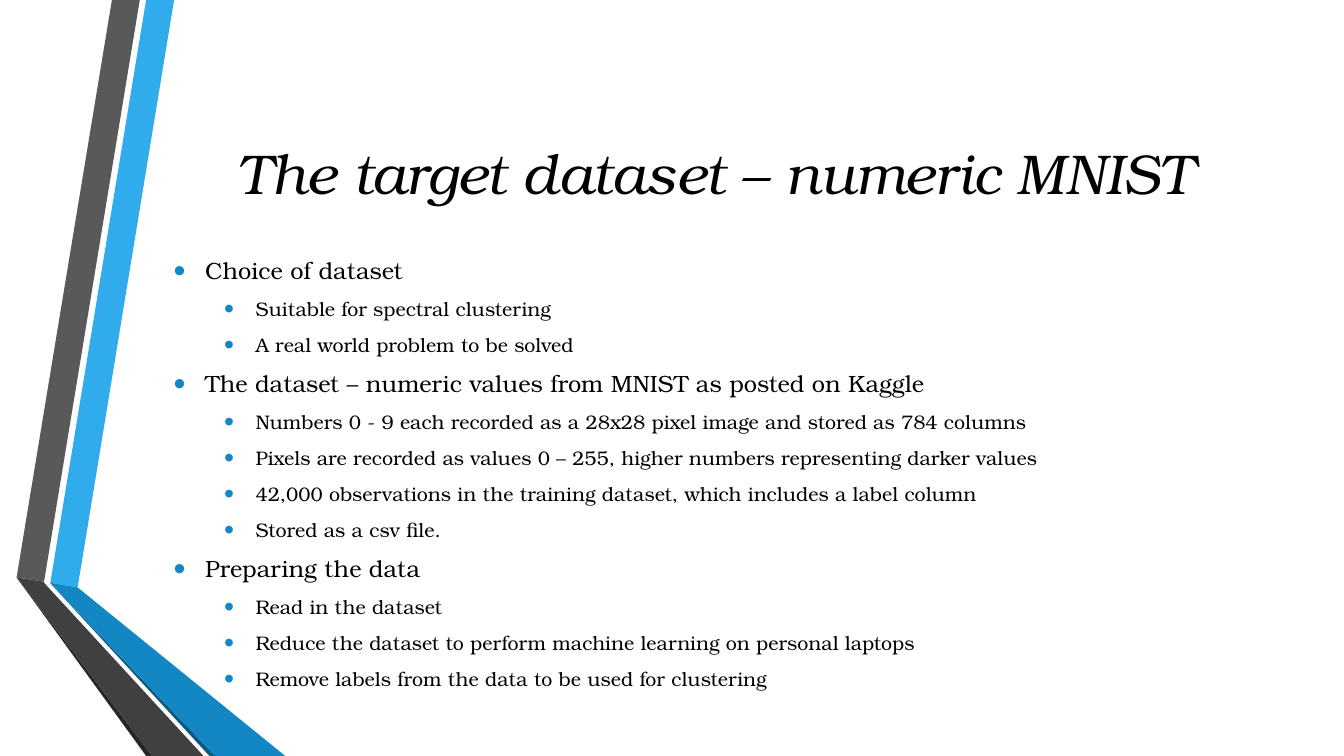
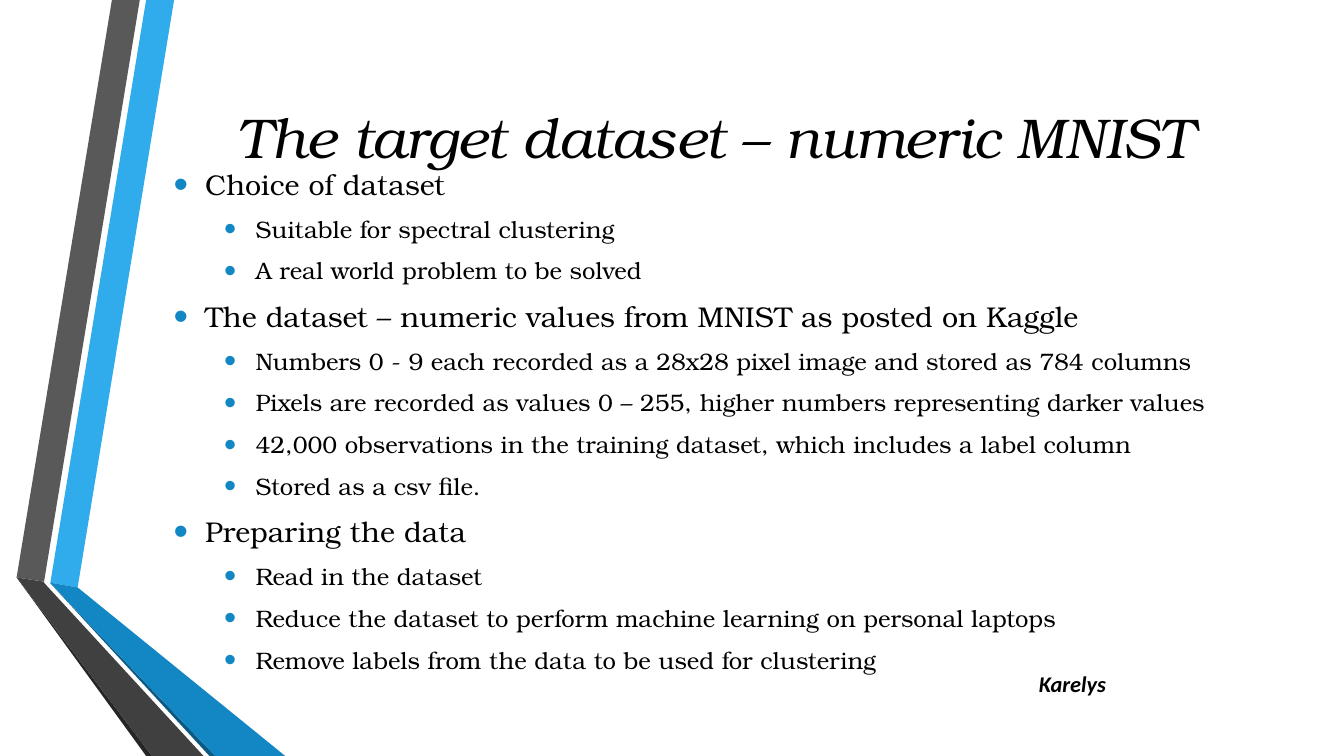
Before and after one commit to julielinx/Final-_Project, a slide deck: slide 2 of Presentation2.pptx. Drawn at 1344x756 pixels with LibreOffice and Linux fonts; fonts in the diff are those of the drawing; background and template pictures are left out. Boxes give left, top, right and bottom in pixels: in the first picture for what was removed or moved away, otherwise in the second. Text is boxed around its words. In the diff, an @@ line names an element or a change of style, - is before the commit and + after.

```diff
--- a/Presentation2.pptx
+++ b/Presentation2.pptx
@@ title "The target dataset – numeric ...": place and size @@
-title "The target dataset – numeric ..." at [238,154,1193,207]
+title "The target dataset – numeric ..." at [238,118,1193,171]
@@ text "Choice of dataset": place and size @@
-text "Choice of dataset" at [205,261,1037,691]
+text "Choice of dataset" at [205,168,1204,675]
@@ text "Choice of dataset" at [205,168,1204,675]: size 16.8 to 20.4 pt in "Choice of dataset", "The dataset – numeric values from MNIST ...", "Preparing the data"; size 14 to 17 pt in "Suitable for spectral clustering", "A real world problem to be solved", "Numbers 0 - 9 each recorded as ...", "Pixels are recorded as values 0 – ..." and 5 more places @@
@@ text added at [1039,676,1106,696], 16 pt, text #000000, bold, italic @@
+Karelys
```
Also in this commit, not shown: 4 other slides changed, 9 slides added.
